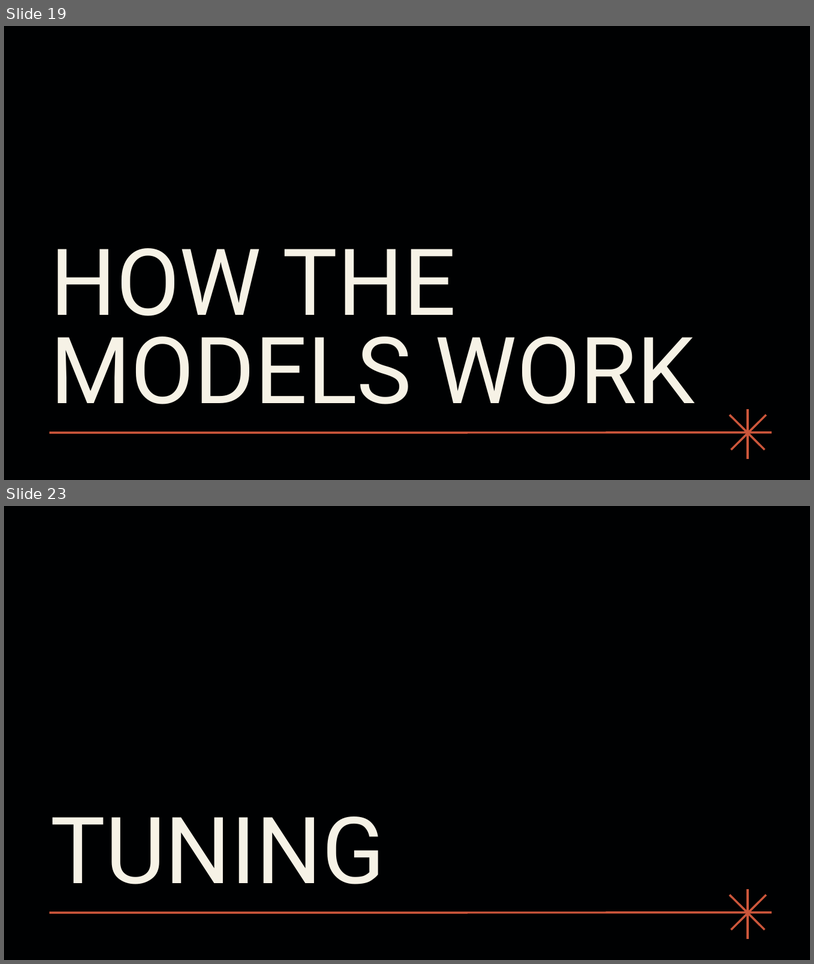
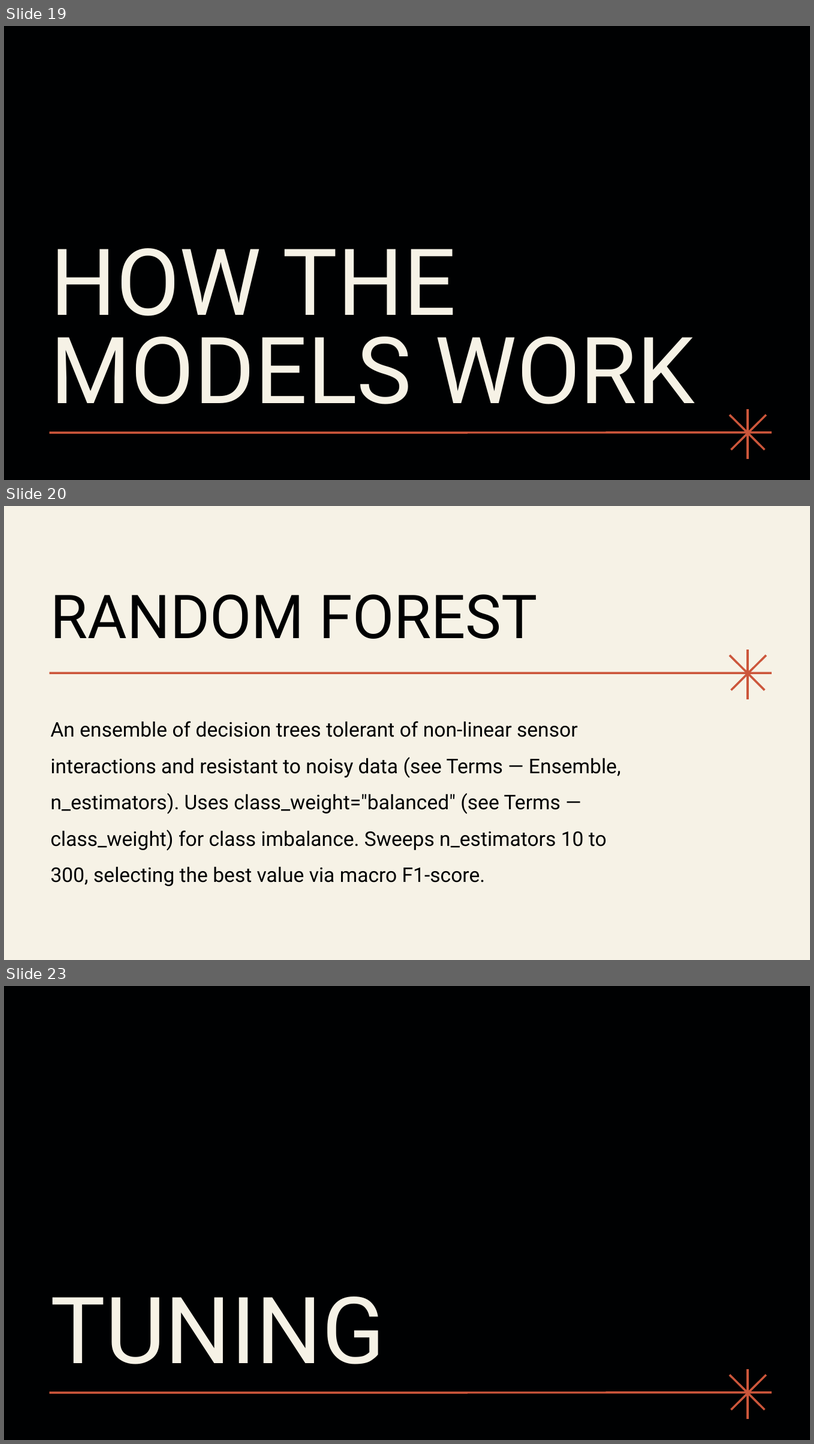
Before and after one commit to cucucumber789-svg/EGT309_T2_Chickenpie, a slide deck: EGT309 Presentation.pptx. Shown one above the other, each under a label of ours: slides 19 and 23 before the commit, slides 19, 20 and 23 after it; the slides between them are not shown. The pictures are 814x964 and 814x1444 pixels, drawn with LibreOffice and Linux fonts; fonts in the diff are those of the drawing. Boxes give left, top, right and bottom in pixels: in the first picture for what was removed or moved away, otherwise in the second. Text is boxed around its words. In the diff, an @@ line names an element or a change of style, - is before the commit and + after.

```diff
--- a/EGT309 Presentation.pptx
+++ b/EGT309 Presentation.pptx
@@ slide 20 added at box(4, 506, 810, 960), background #F6F2E6 @@
@@ title added at box(51, 594, 538, 639), 72 pt, text #000102 @@
+RANDOM FOREST
@@ freeform shape added at box(730, 655, 765, 691), outline #CC563B 2.5 pt @@
@@ freeform shape added at box(732, 655, 767, 691), outline #CC563B 2.5 pt @@
@@ freeform shape added at box(748, 650, 749, 699), outline #CC563B 2.5 pt @@
@@ freeform shape added at box(50, 673, 772, 673), outline #CC563B 2.5 pt @@
@@ text added at box(51, 721, 621, 886), 24 pt, text #000102 @@
+An ensemble of decision trees tolerant of non-linear sensor interactions and resistant to noisy data (see Terms — Ensemble, n_estimators). Uses class_weight="balanced" (see Terms — class_weight) for class imbalance. Sweeps n_estimators 10 to 300, selecting the best value via macro F1-score.
```
Also in this commit, not shown: 2 slides changed, 4 other slides added, 3 slides removed, 1 other file.
